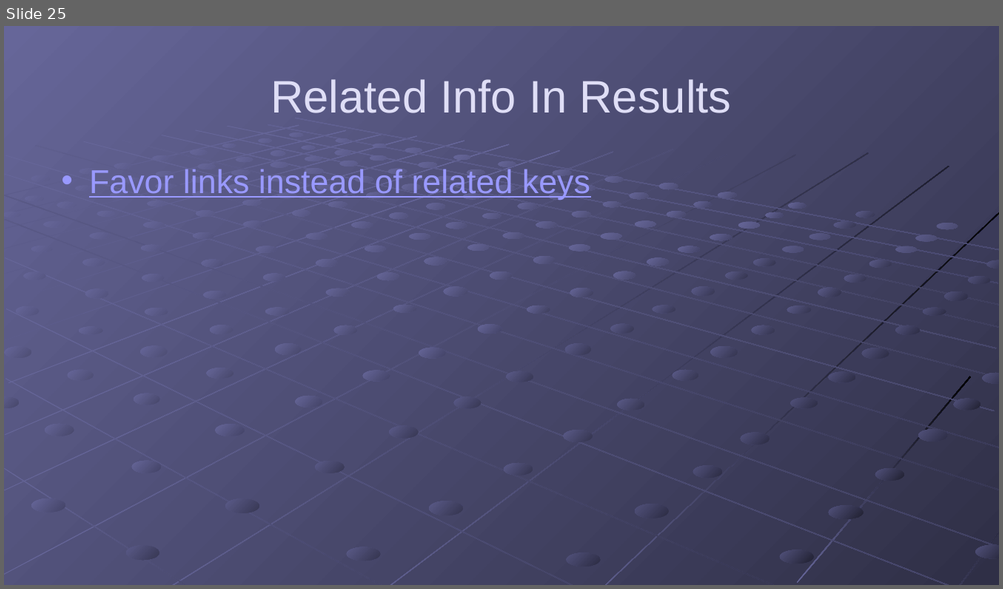
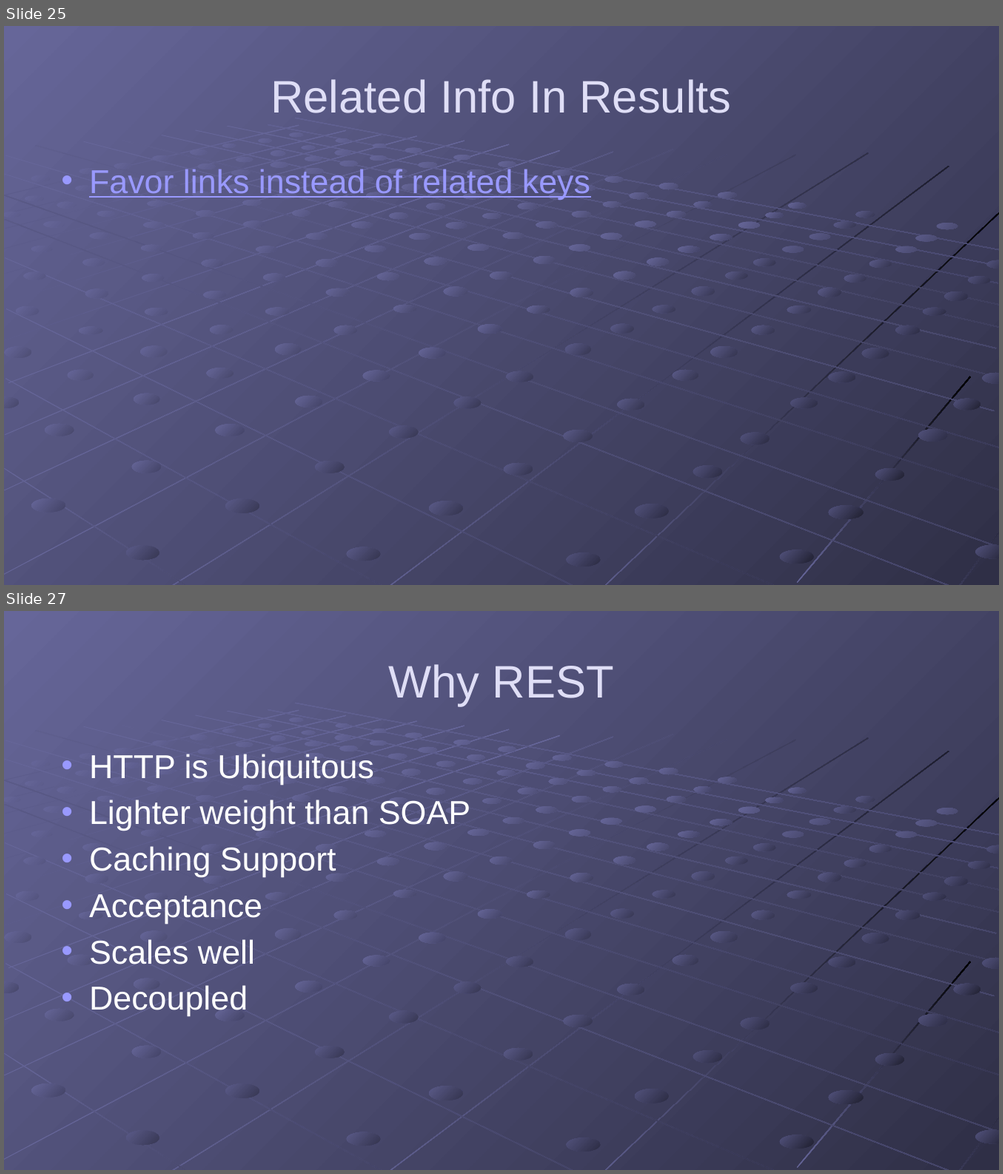
Before and after one commit to gregsohl/RESTFul_API_Presentation, a slide deck: Presentation/RESTful APIs.pptx. Shown one above the other, each under a label of ours: slide 25 before the commit, slides 25 and 27 after it; the slides between them are not shown. The pictures are 1003x589 and 1003x1174 pixels, drawn with LibreOffice and Linux fonts; fonts in the diff are those of the drawing. Boxes give left, top, right and bottom in pixels: in the first picture for what was removed or moved away, otherwise in the second. Text is boxed around its words. In the diff, an @@ line names an element or a change of style, - is before the commit and + after.

```diff
--- a/Presentation/RESTful APIs.pptx
+++ b/Presentation/RESTful APIs.pptx
@@ slide 27 added at bbox=[4, 611, 999, 1170], background gradient #666699 to #49496D; not listed: 215 template elements that a slide beside it also shows @@
@@ title added at bbox=[389, 664, 614, 706], 44 pt, text #DFDEF6 @@
+Why REST
@@ text added at bbox=[89, 754, 470, 1017], 32 pt, text #FFFFFF @@
+• HTTP is Ubiquitous
+• Lighter weight than SOAP
+• Caching Support
+• Acceptance
+• Scales well
+• Decoupled
```
Also in this commit, not shown: 3 other slides added, 10 other files.
